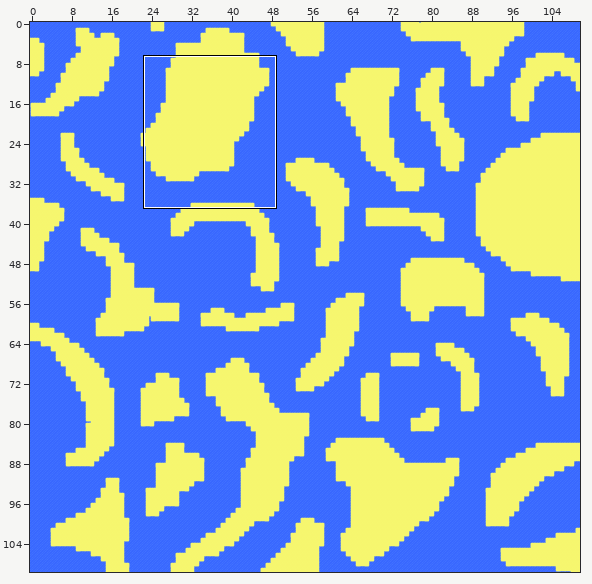
Two versions of a level (Tiled map (JSON), levels/level1.json). The first picture is a wide view before the edit; the outline marks the close-up.
Close-up. Old version:
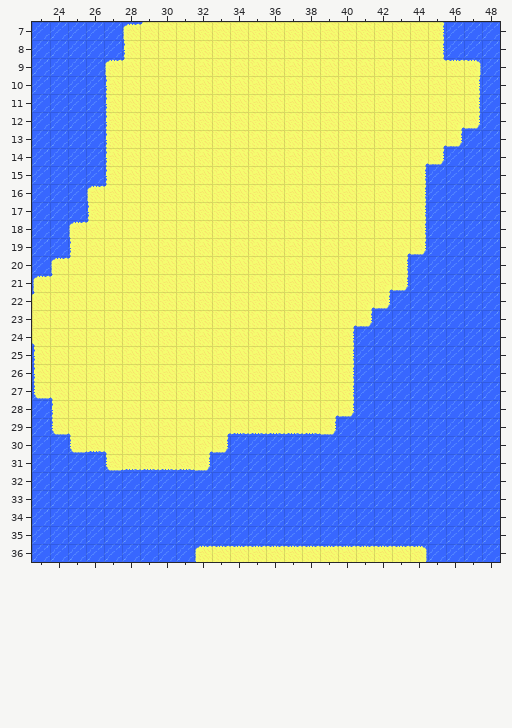
Cells are 32x32 px. Shown: x 23..48, y 7..36. The commit also changed other parts of the map, which this record leaves out. Tiles whose own drawing changed are shown in their newer look in all pictures.
After the commit:
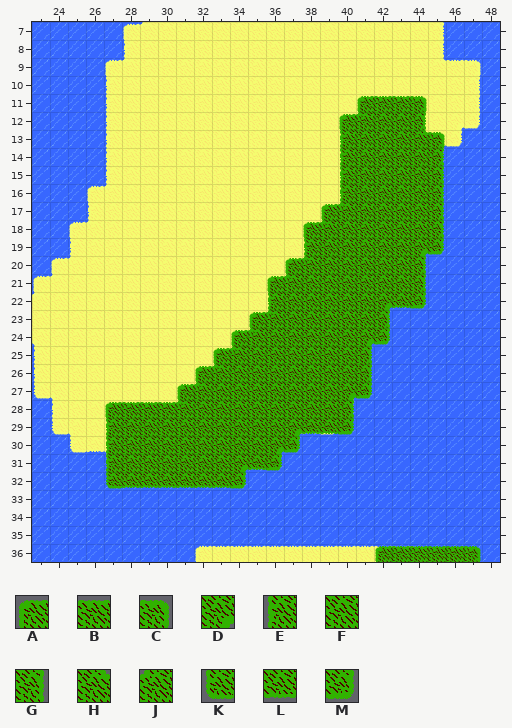
Key: from "GroundTerrain": A 0, B 1, C 2, D 3, E 5, F 6, G 7, H 8, J 9, K 10, L 11, M 12.
_ is an empty cell.
Tiles of an added or newly shown layer are drawn over the layers below it.
Diff:
Layer "Ground" (added):
y 11: x 41..44 ____ -> ABBC
y 12: x 40..44 _____ -> AJFFG
y 13: x 40..45 ______ -> EFFFHC
y 14..16: x 40..45 ______ -> EFFFFG
y 17: x 39..45 _______ -> AJFFFFG
y 18: x 38..45 ________ -> AJFFFFFG
y 19: x 38..45 ________ -> EFFFFFDM
y 20: x 37..44 ________ -> AJFFFFFG
y 21: x 36..44 _________ -> AJFFFFFFG
y 22: x 36..44 _________ -> EFFFFFDLM
y 23: x 35..42 ________ -> AJFFFFFG
y 24: x 34..42 _________ -> AJFFFFFDM
y 25: x 33..41 _________ -> AJFFFFFFG
y 26: x 32..41 __________ -> AJFFFFFFFG
y 27: x 31..41 ___________ -> AJFFFFFFFDM
y 28: x 27..40 ______________ -> ABBBJFFFFFFFFG
y 29: x 27..40 ______________ -> EFFFFFFFFFDLLM
y 30: x 27..37 ___________ -> EFFFFFFFFDM
y 31: x 27..36 __________ -> EFFFFFFDLM
y 32: x 27..34 ________ -> KLLLLLLM
y 36: x 42..47 ______ -> ABBBBC
Where, in picture pixels (left, top, right, bottom), the same in both close-ups:
added: (105, 96, 445, 489)
added: (375, 546, 481, 562)
